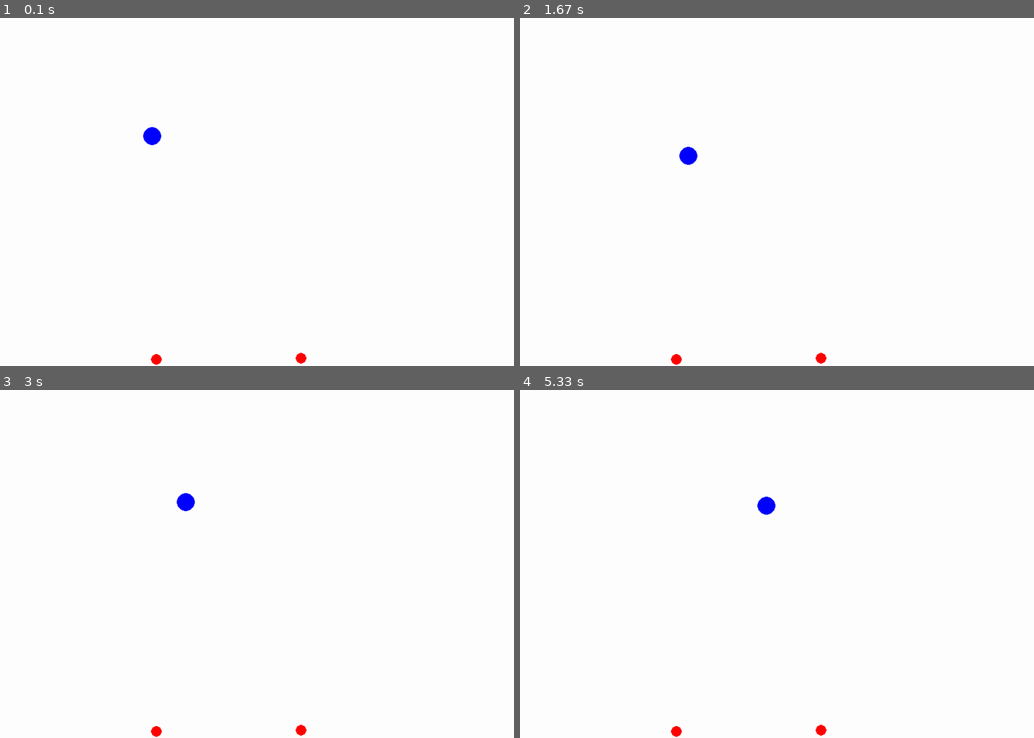
Above: before the commit, frames 1-4 (two rows, left to right).
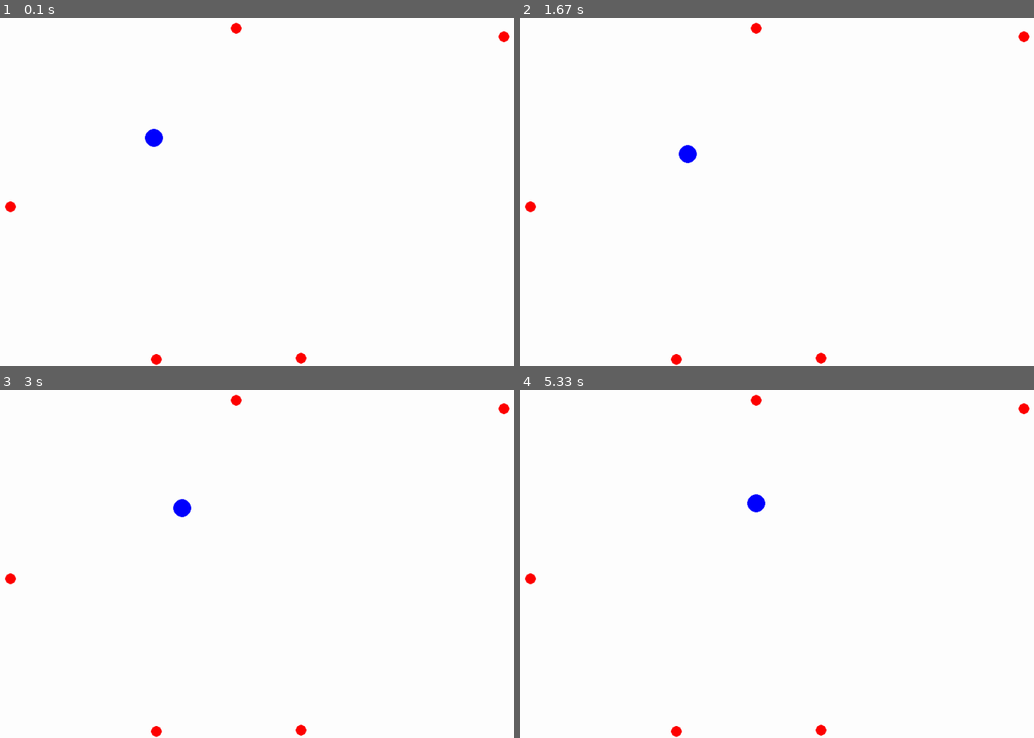
Above: after the commit, the same moments.

Repository: thomasperge/agario-pygame
Game: pygame game, started from main.py
Same seed, same stepped clock (60 frames per second), same inputs: the game is played once before the commit and once after it.
Inputs (mouse positions are in pixels of both pictures, inside the frame that each line leads up to):
- Up to frame 1 (0.1 s): no input
- Up to frame 2 (1.67 s): hold Right 0.33-0.8 s; move the mouse to (807, 181) at 0.37 s; hold Up 0.83-1.13 s; move the mouse to (outside the picture) at 0.87 s; hold Right 1.17-1.63 s; move the mouse to (674, 167) at 1.2 s
- Up to frame 3 (3 s): hold Left 1.67-2.2 s; move the mouse to (107, 473) at 1.7 s; hold Down 2.23-2.53 s; move the mouse to (411, 393) at 2.27 s; hold Left 2.57-2.97 s; move the mouse to (395, 570) at 2.6 s
- Up to frame 4 (5.33 s): hold Up 3-3.37 s; move the mouse to (848, 400) at 3.03 s; hold Right 3.4-4.03 s; move the mouse to (591, 522) at 3.43 s; hold Down 4.07-4.43 s; move the mouse to (843, 577) at 4.1 s; hold Left 4.47-4.93 s; move the mouse to (812, 466) at 4.5 s; hold Right from 4.97 s (still down); move the mouse to (1008, 598) at 5 s

The runs differ from the first frame. In frame 1, 0.2% of the frame differs, in the area x 0-100%, y 1-56%; in frame 2, 0.2%; in frame 3, 0.3%; in frame 4, 0.4%.

Commit message:
feat: adding feed circle + fix mouse positioning

Diff:
--- a/main.py
+++ b/main.py
@@ -18,11 +18,17 @@
 # Initialize Feed1
 feed1 = Feed("Feed1", 9)
 feed2 = Feed("Feed2", 9)
+feed3 = Feed("Feed3", 9)
+feed4 = Feed("Feed4", 9)
+feed5 = Feed("Feed5", 9)
 
-feeds = [feed1, feed2]
+feeds = [feed1, feed2, feed3, feed4, feed5]
 
 feed1.create_feed(width, height)
 feed2.create_feed(width, height)
+feed3.create_feed(width, height)
+feed4.create_feed(width, height)
+feed5.create_feed(width, height)
 
 game_started = True
 clock = pygame.time.Clock()
@@ -44,16 +50,28 @@
 
     # Mouse
     mouse_x, mouse_y = pygame.mouse.get_pos()
-    mouse_position = player.mouse_move(mouse_x, mouse_y)
-    player.change_direction(mouse_position[0], mouse_position[1])
+    player_x, player_y = player.get_position()
 
-    # Collision
+    if (player_x - player.get_size() / (player.get_size() - 2) < mouse_x < player_x + player.get_size() / (player.get_size() - 2)) and (player_y - player.get_size() / (player.get_size() - 2) < mouse_y < player_y + player.get_size() / (player.get_size() - 2)):
+        player.change_direction(0, 0)
+    else:
+        mouse_position = player.mouse_move(mouse_x, mouse_y)
+        player.change_direction(int(mouse_position[0]), int(mouse_position[1]))
+
+    # Collision with feed(s)
     for feed in feeds:
         distance = ((player.get_position()[0] - feed.get_position()[0]) ** 2 + (player.get_position()[1] - feed.get_position()[1]) ** 2) ** 0.5
 
         if distance <= player.get_size() + feed.get_size():
             player.set_size(player.get_size() + 2)
+            # player.set_speed(player.get_speed() + 5)
             feeds.remove(feed)
+
+            # Create new feeds
+            new_feed_name = "Feed" + str(len(feeds) + 1)
+            newfeed = Feed(new_feed_name, 9)
+            newfeed.create_feed(width, height)
+            feeds.append(newfeed)
 
     # Move player
     player.move()
--- a/player.py
+++ b/player.py
@@ -24,6 +24,7 @@
 
         vx = dx * self.get_speed()
         vy = dy * self.get_speed()
+        print(self.get_speed())
         return vx, vy
 
     def move(self):
